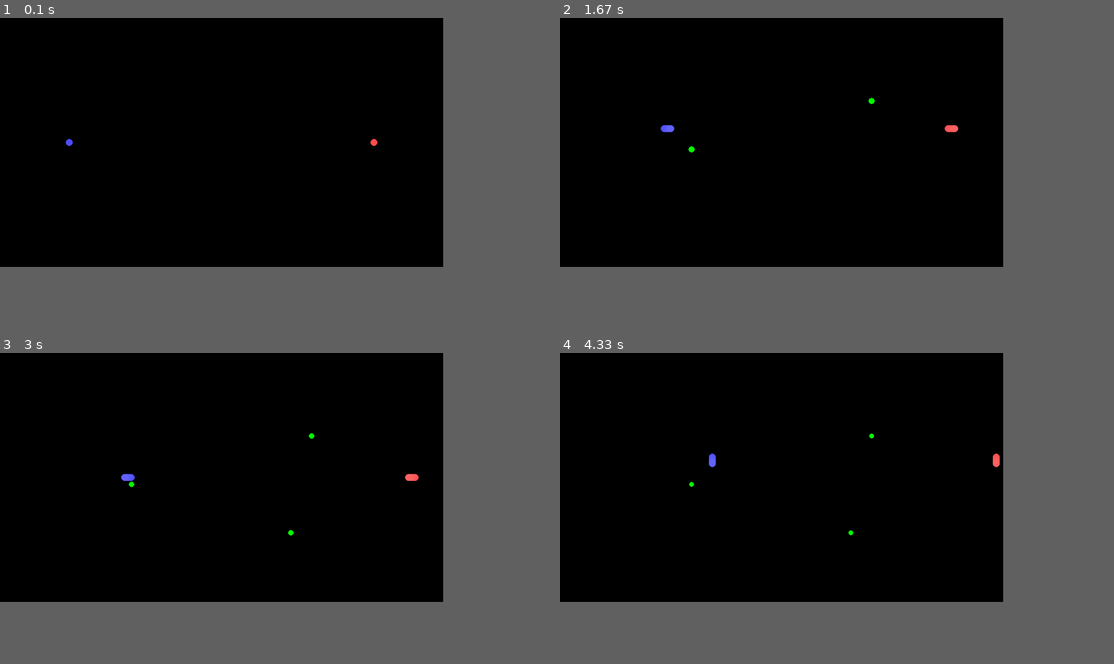
Above: before the commit, frames 1-4 (two rows, left to right).
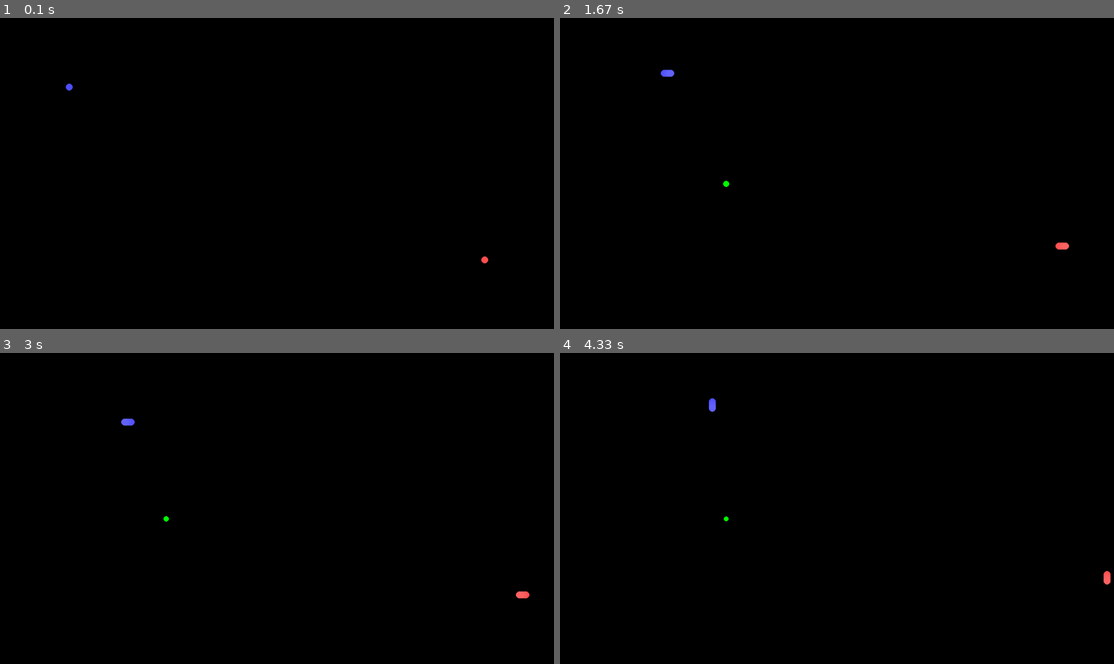
Above: after the commit, the same moments.

Repository: fredrik-andreassen/pygame-snake
Game: pygame game, started from main.py
Two runs of this game, one before a commit and one after it. Both use one fixed random seed, a clock stepped at 60 frames per second and the inputs below.
Inputs:
- Up to frame 1 (0.1 s): no input
- Up to frame 2 (1.67 s): hold Right 0.33-0.8 s; hold Up 0.83-1.13 s; hold W 0.83-1.13 s; hold Right 1.17-1.63 s; hold D 1.17-1.63 s
- Up to frame 3 (3 s): hold Down 2.23-2.53 s; hold S 2.23-2.53 s; hold Left 2.57-2.97 s; hold A 2.57-2.97 s
- Up to frame 4 (4.33 s): hold Up 3-3.37 s; hold W 3-3.37 s; hold Right 3.4-4.03 s; hold D 3.4-4.03 s; hold Down from 4.07 s (still down); hold S from 4.07 s (still down)
In our replay, the window is 720x405 before the commit and 900x506 after it. These sizes can differ from the game's own. Grey fills any space a smaller window leaves; there, only what the larger window draws over its background counts as a difference.

The runs differ from the first frame. In frame 1, 0.1% of the frame differs, in the area x 11-89%, y 20-80%; in frame 2, 0.3%; in frame 3, 0.3%, in the area x 21-96%, y 20-80%; in frame 4, 0.3%.

Commit message:
Justert størrelse og bilderate

Diff:
--- a/Board.py
+++ b/Board.py
@@ -32,7 +32,7 @@
 
     def assess_food(self) -> None:
         if len(self.available_food) < len(self.snakes) + 1:
-            if random.random() < 0.005:
+            if random.random() < 0.002:
                 self.place_food()
 
 
--- a/main.py
+++ b/main.py
@@ -4,8 +4,8 @@
 from Board import Board
 
 
-WIDTH = 1280
-HEIGHT = 720
+WIDTH = 1600
+HEIGHT = 900
 
 if len(sys.argv) >= 2 and sys.argv[1] == 'debug':
     MODE = 'debug'
@@ -15,7 +15,7 @@
         FRAMERATE = 10
 else:
     MODE = 'normal'
-    FRAMERATE = 200
+    FRAMERATE = 170
 
 STEP = 20
 
@@ -28,9 +28,9 @@
 
     board = Board(main_surface, STEP)
     board.add_snake({pygame.K_UP: 'up', pygame.K_DOWN: 'down', pygame.K_RIGHT: 'right', pygame.K_LEFT: 'left'},
-                    'blue', (STEP * 10, int(HEIGHT / 2)))
+                    'blue', (STEP * 10, STEP * 10))
     board.add_snake({pygame.K_w: 'up', pygame.K_s: 'down', pygame.K_d: 'right', pygame.K_a: 'left'},
-                    'red', (WIDTH - (STEP * 10), int(HEIGHT / 2)))
+                    'red', (WIDTH - (STEP * 10), HEIGHT - (STEP * 10)))
 
     frame_nr = 0
     while True:
